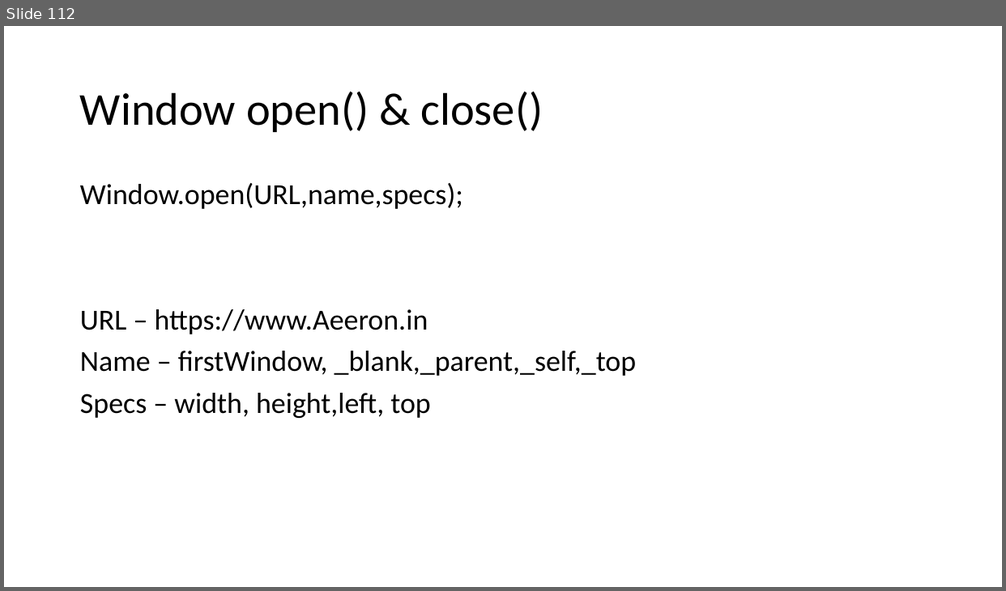
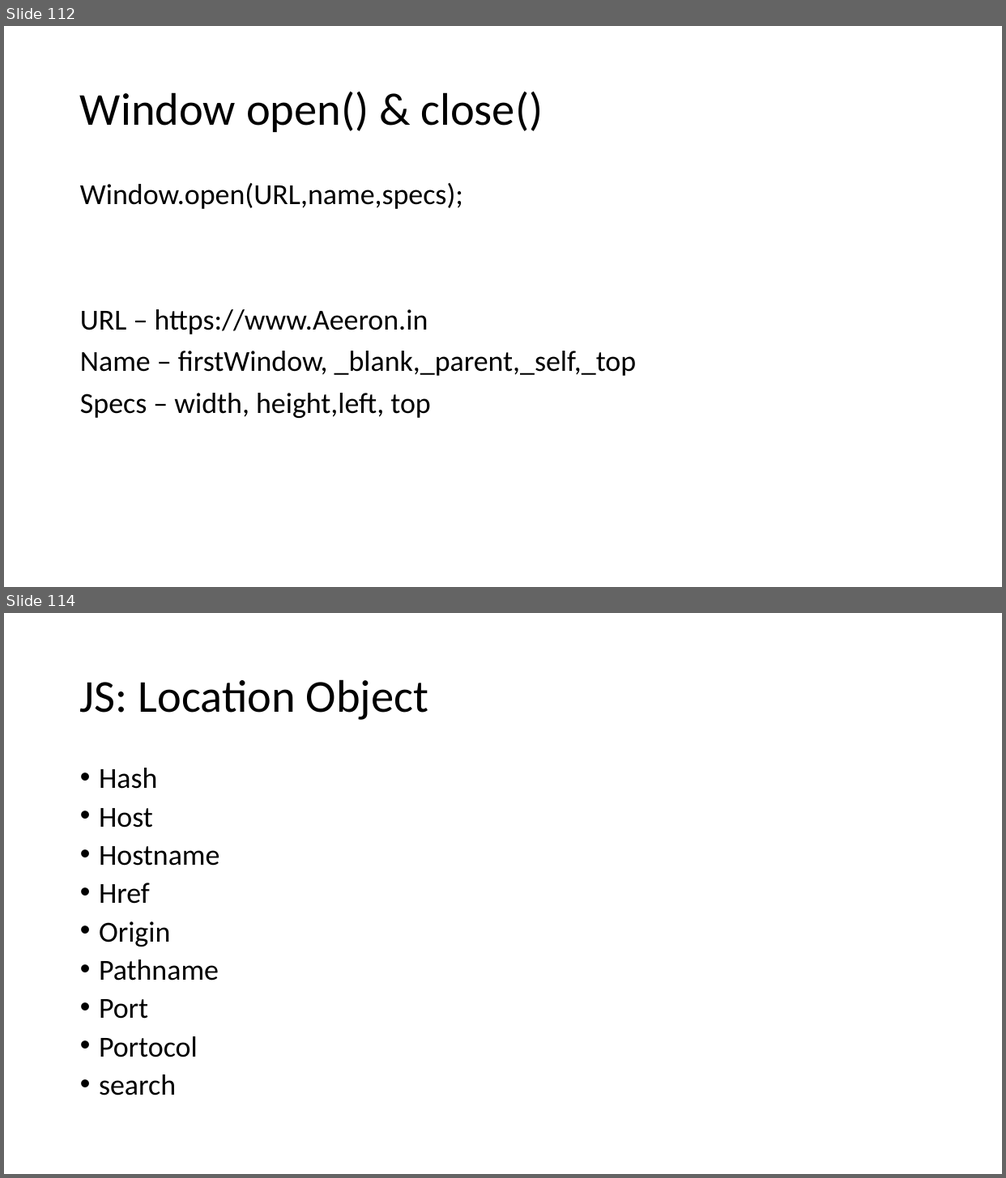
Before and after one commit to PiyushChaturvedii/Batch04, a slide deck: JavaScript.pptx. Shown one above the other, each under a label of ours: slide 112 before the commit, slides 112 and 114 after it; the slides between them are not shown. The pictures are 1006x591 and 1006x1178 pixels, drawn with LibreOffice and Linux fonts; fonts in the diff are those of the drawing. Boxes give left, top, right and bottom in pixels: in the first picture for what was removed or moved away, otherwise in the second. Text is boxed around its words. In the diff, an @@ line names an element or a change of style, - is before the commit and + after.

Commit message:
JS_location_history

```diff
--- a/JavaScript.pptx
+++ b/JavaScript.pptx
@@ slide 114 added at (4,613,1002,1174), background #FFFFFF @@
@@ title added at (80,679,428,720), 44 pt, text #000000 @@
+JS: Location Object
@@ text added at (99,768,220,1096), 28 pt, text #000000 @@
+• Hash
+• Host
+• Hostname
+• Href
+• Origin
+• Pathname
+• Port
+• Portocol
+• search
```
Also in this commit, not shown: 1 slide changed, 2 other slides added, 5 other files.
